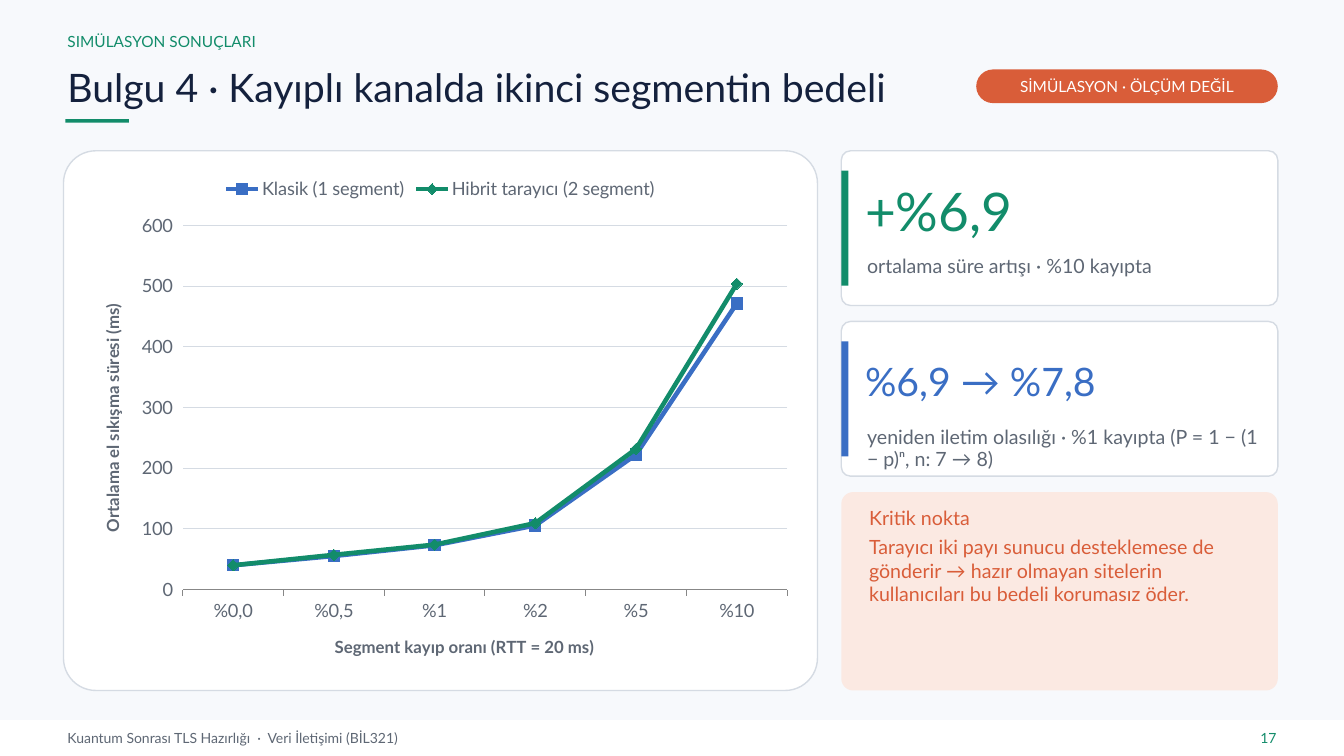
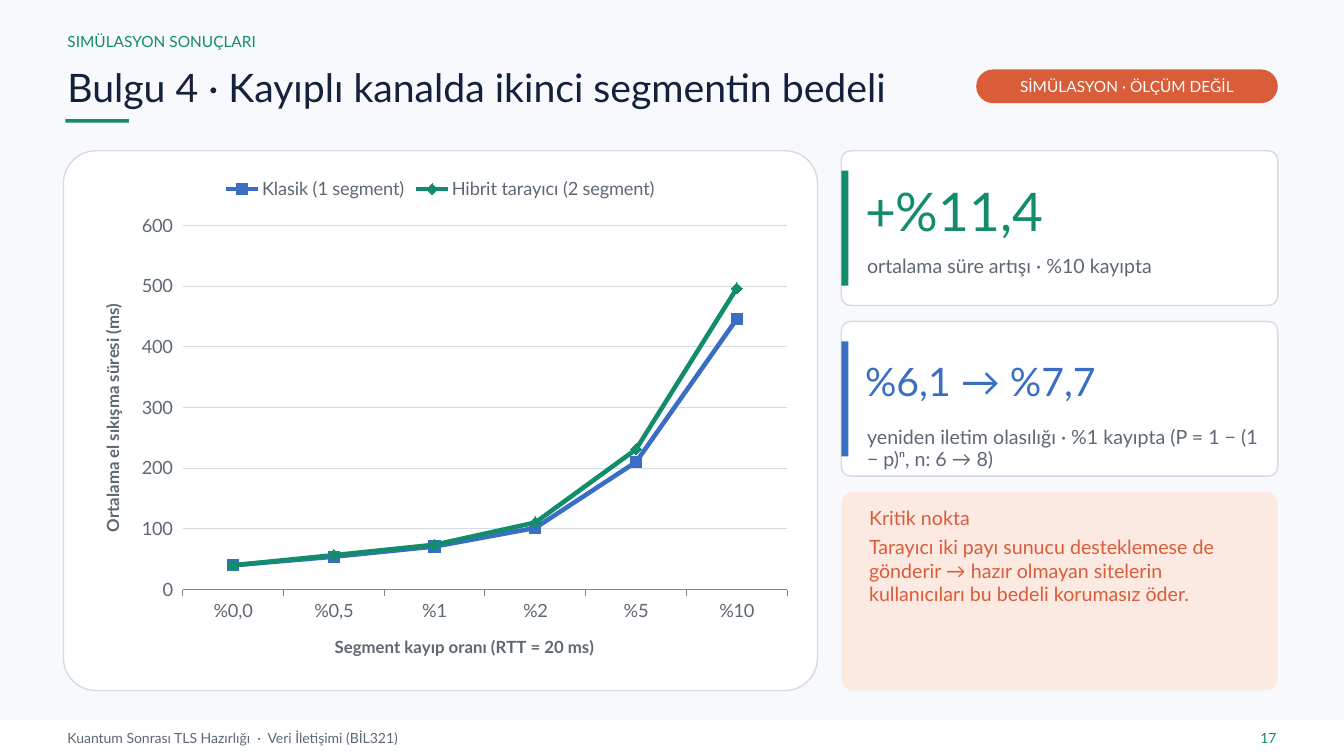
Before and after one commit to yeozyurt/yeozyurt, a slide deck: slide 17 of veri_iletisimi_proje/Rumeysa_Betul_Ozyurt_Veri_Iletisimi_Proje_Sunumu.pptx. Drawn at 1344x756 pixels with LibreOffice and Linux fonts; fonts in the diff are those of the drawing. Boxes give left, top, right and bottom in pixels: in the first picture for what was removed or moved away, otherwise in the second. Text is boxed around its words. In the diff, an @@ line names an element or a change of style, - is before the commit and + after.

```diff
--- a/veri_iletisimi_proje/Rumeysa_Betul_Ozyurt_Veri_Iletisimi_Proje_Sunumu.pptx
+++ b/veri_iletisimi_proje/Rumeysa_Betul_Ozyurt_Veri_Iletisimi_Proje_Sunumu.pptx
@@ line chart at [80, 166, 803, 679] @@
-Klasik (1 segment): 40, 60, 70, 110, 220, 470
+Klasik (1 segment): 40, 50, 70, 100, 210, 450
@@ text at [865, 192, 1043, 238]: text changed @@
-+%6,9
++%11,4
@@ text at [865, 367, 1096, 401]: text changed @@
-%6,9 → %7,8
+%6,1 → %7,7
@@ text at [867, 429, 1258, 470]: text changed @@
-yeniden iletim olasılığı · %1 kayıpta (P = 1 − (1 − p)ⁿ, n: 7 → 8)
+yeniden iletim olasılığı · %1 kayıpta (P = 1 − (1 − p)ⁿ, n: 6 → 8)
```
Also in this commit, not shown: 12 other slides changed, 16 other files.
